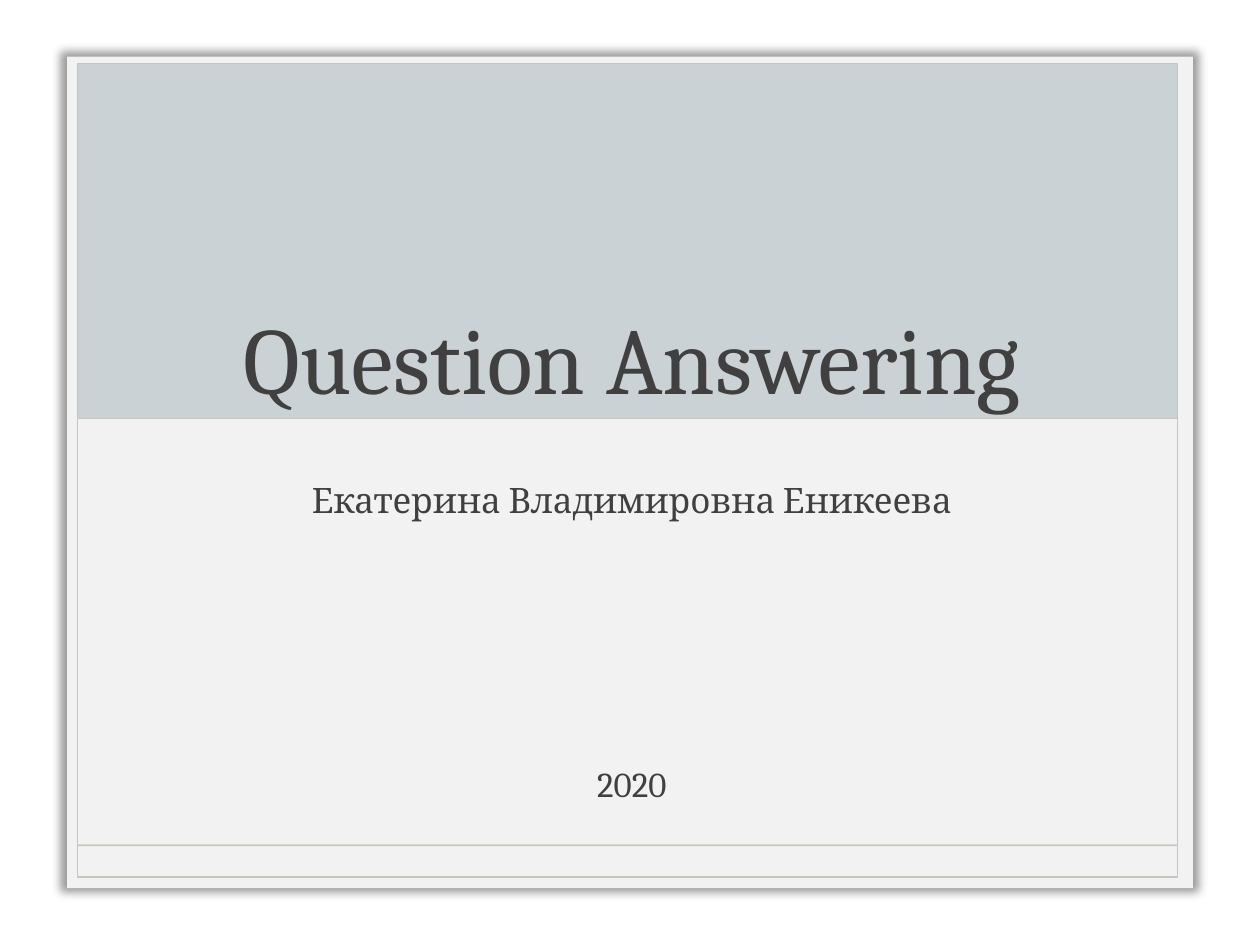
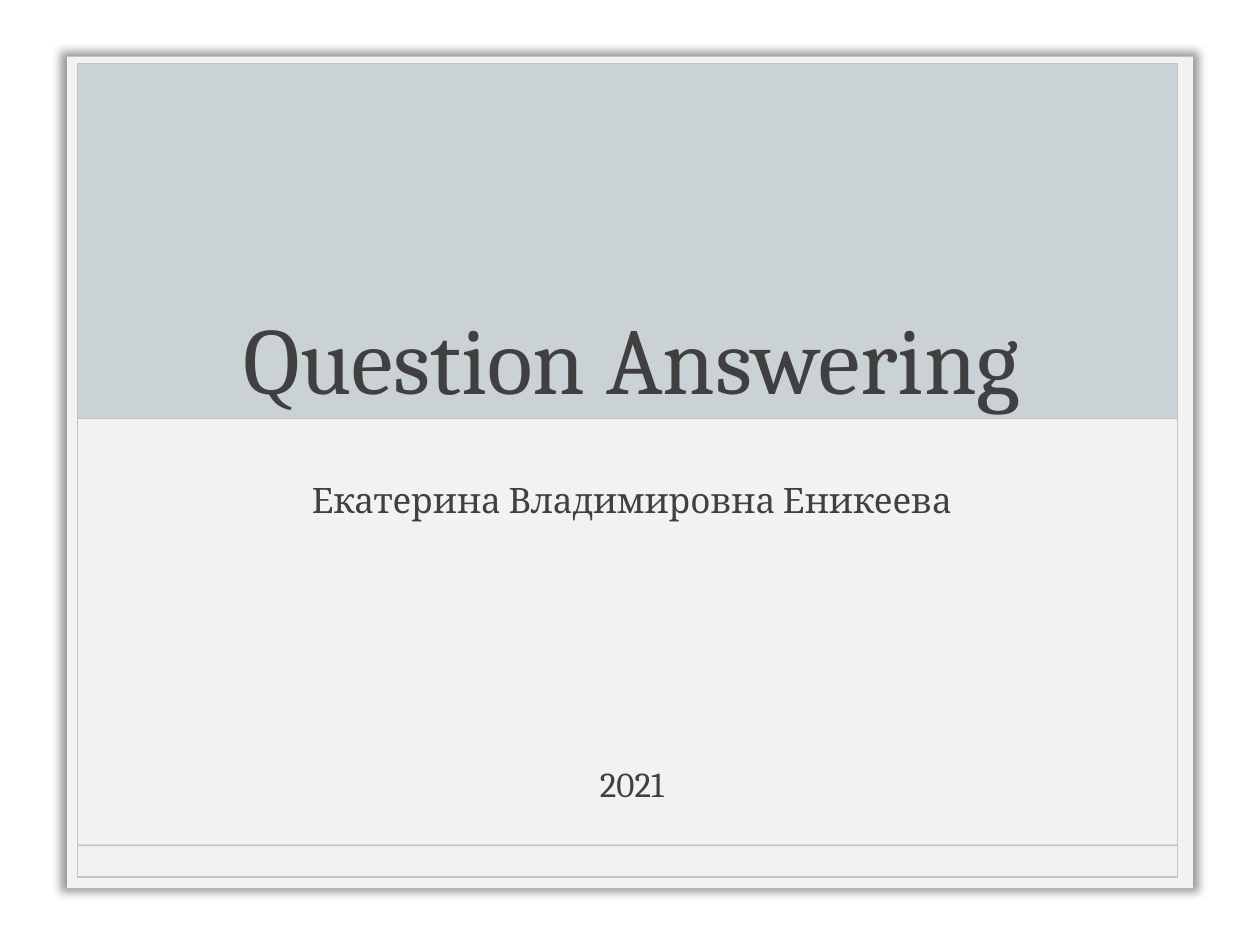
Before and after one commit to named-entity/hse-nlp, a slide deck: slide 23 of 4th_year/Slides/8_information-extraction.pptx (slide 17 before the commit). Drawn at 1260x945 pixels with LibreOffice and Linux fonts; fonts in the diff are those of the drawing; background and template pictures are left out. Boxes give left, top, right and bottom in pixels: in the first picture for what was removed or moved away, otherwise in the second. Text is boxed around its words. In the diff, an @@ line names an element or a change of style, - is before the commit and + after.

```diff
--- a/4th_year/Slides/8_information-extraction.pptx
+++ b/4th_year/Slides/8_information-extraction.pptx
@@ subtitle at <box>600,773,664,797</box>: text changed @@
-2020
+2021
```
Also in this commit, not shown: 4 other slides changed, 6 slides added, 1 other file.
